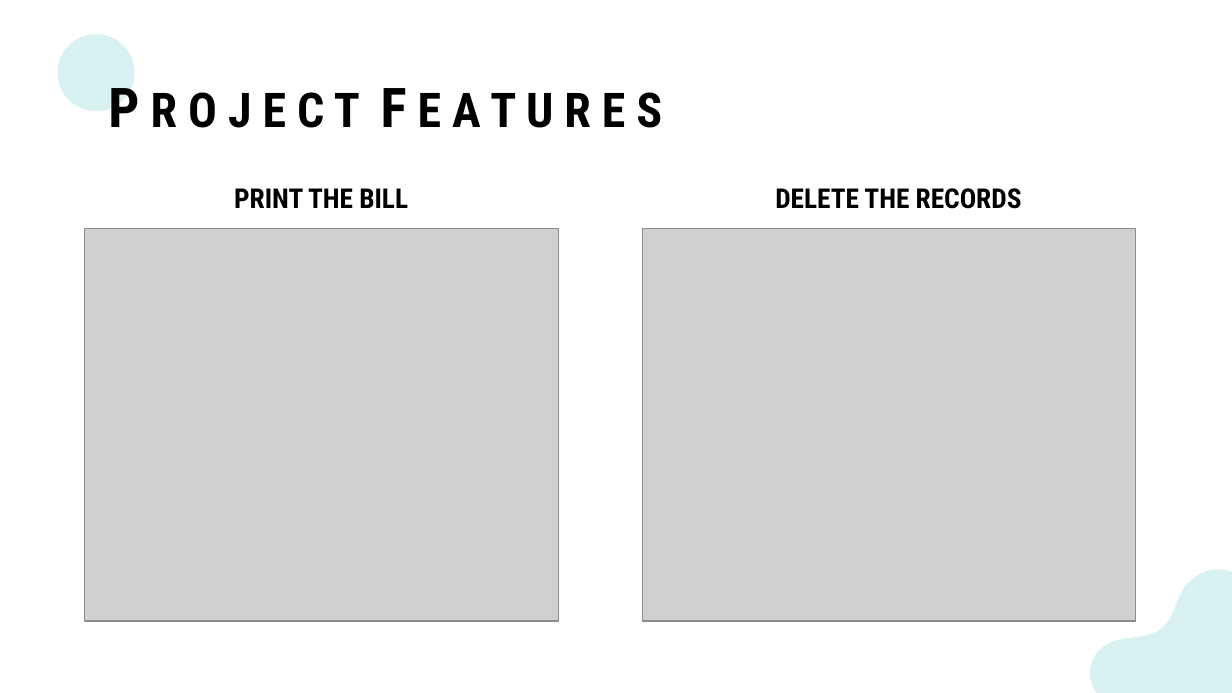
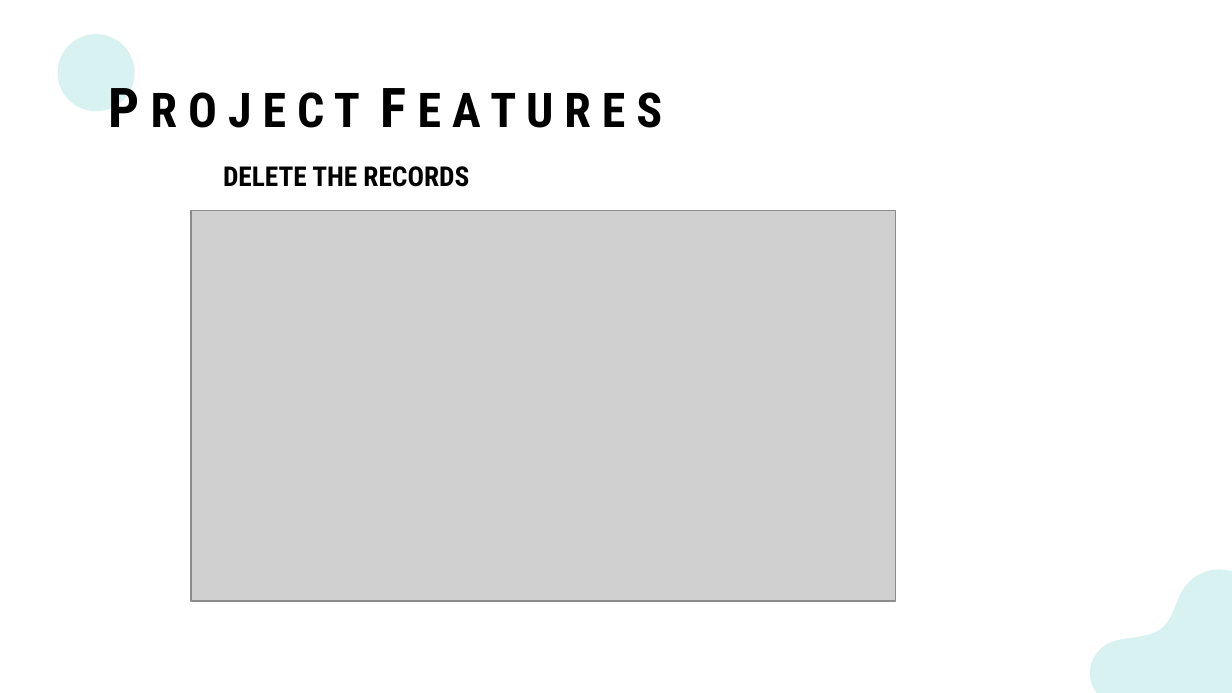
Before and after one commit to MRHJuwel/assembly-language-with-emu86, a slide deck: slide 12 of Project/Car PARKING SYSTEM.pptx (slide 8 before the commit). Drawn at 1232x693 pixels with LibreOffice and Linux fonts; fonts in the diff are those of the drawing; grey boxes stand for pictures. Boxes give left, top, right and bottom in pixels: in the first picture for what was removed or moved away, otherwise in the second. Text is boxed around its words. In the diff, an @@ line names an element or a change of style, - is before the commit and + after.

```diff
--- a/Project/Car PARKING SYSTEM.pptx
+++ b/Project/Car PARKING SYSTEM.pptx
@@ subtitle "DELETE THE RECORDS": place and size @@
-subtitle "DELETE THE RECORDS" at (775,188,1022,209)
+subtitle "DELETE THE RECORDS" at (223,166,469,187)
@@ subtitle removed at (234,188,408,208) @@
-PRINT THE BILL
@@ picture removed at (85,228,559,621) @@
@@ picture added at (191,211,896,601) @@
@@ picture removed at (642,228,1136,621) @@
```
Also in this commit, not shown: 1 other slide changed, 6 slides added, 1 other file.
